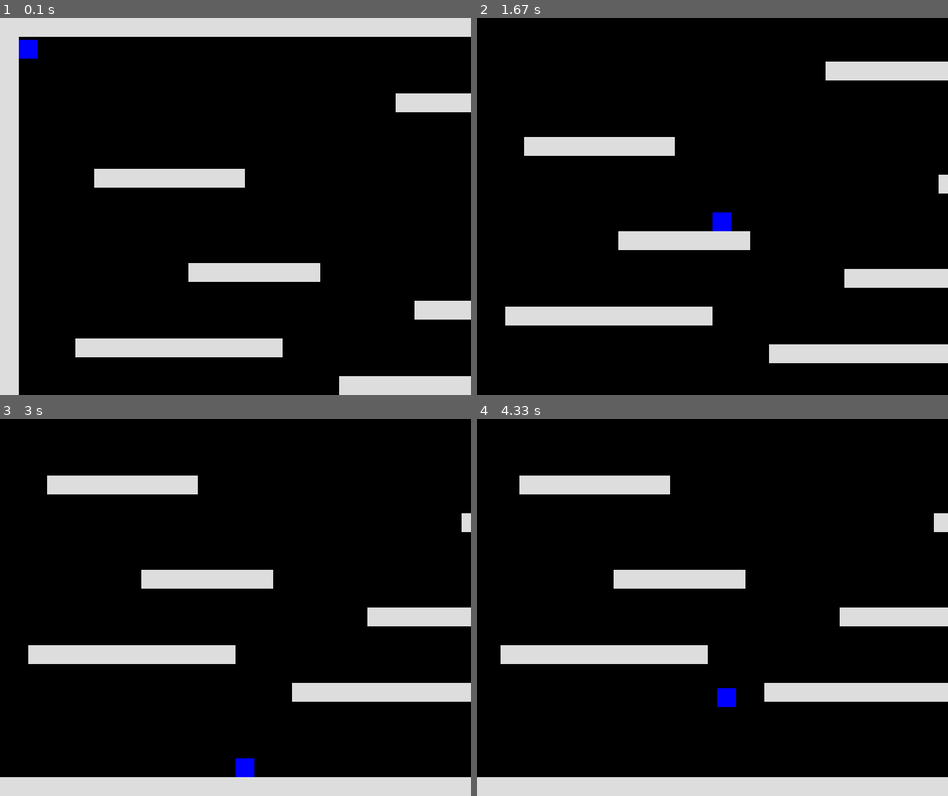
Above: before the commit, frames 1-4 (two rows, left to right).
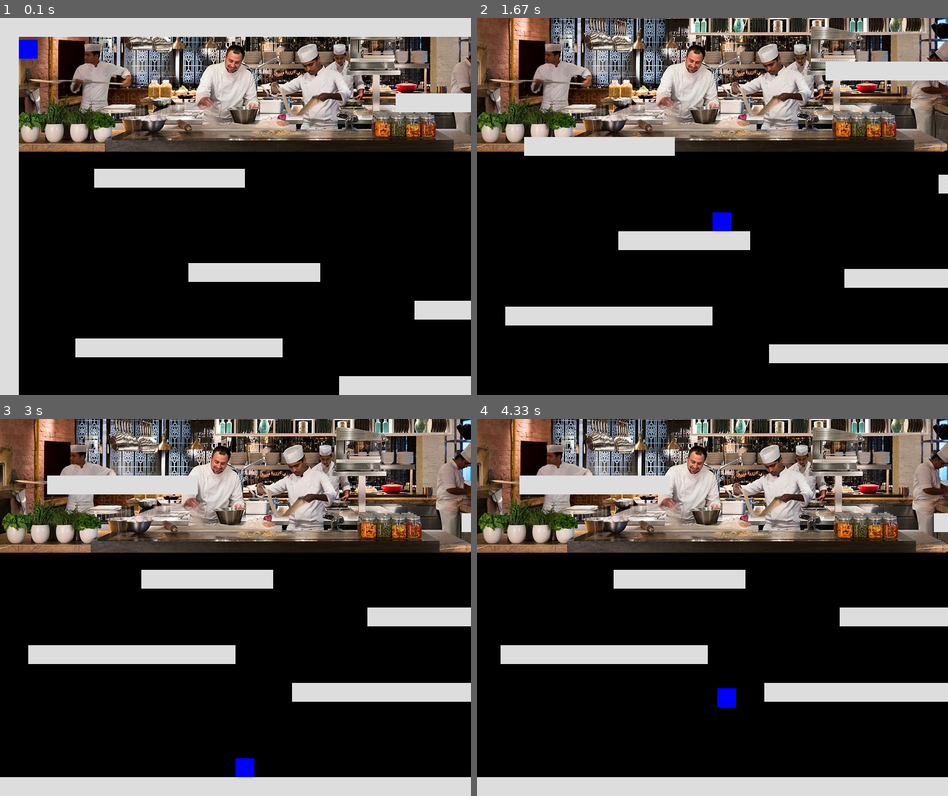
Above: after the commit, the same moments.

Repository: oberek/TheOregonSnail
Game: pygame game, started from first_game.py
Two runs of this game, one before a commit and one after it. Both use one fixed random seed, a clock stepped at 60 frames per second and the inputs below.
Inputs:
- Up to frame 1 (0.1 s): no input
- Up to frame 2 (1.67 s): hold A 0.33-0.8 s; hold Right 0.33-0.8 s; hold Right 0.83-1.3 s; hold W 1.33-1.63 s
- Up to frame 3 (3 s): hold Right 1.67-2.13 s; hold A 2.17-2.7 s; hold Down from 2.73 s (still down)
- Up to frame 4 (4.33 s): release Down at 3.03 s; hold A 3.07-3.47 s; hold Up 3.5-3.87 s; hold D from 3.9 s (still down)

The runs differ from the first frame. In frame 1, 26% of the frame differs, in the area x 4-100%, y 5-36%; in frame 2, 30%; in frame 3, 31%, in the area x 0-100%, y 0-36%; in frame 4, 31%.

Commit message:
background moves hallelujah

Diff:
--- a/first_game.py
+++ b/first_game.py
@@ -12,6 +12,9 @@
 DEPTH = 32
 FLAGS = 0
 CAMERA_SLACK = 30
+
+background_x = 0
+background_y = 0
 
 def main():
     global cameraX, cameraY
@@ -83,10 +86,10 @@
     total_level_height = len(level)*32
     camera = Camera(complex_camera, total_level_width, total_level_height)
     entities.add(player)
-
+    global background_x, background_y
+    BackGround = Background('kitchen_background.jpg', [background_x, background_y])
     while 1:
         timer.tick(60)
-
         for e in pygame.event.get():
             if e.type == QUIT: raise SystemExit("QUIT")
             if e.type == KEYDOWN and e.key == K_ESCAPE:
@@ -97,7 +100,7 @@
                 down = True
             if e.type == KEYDOWN and (e.key == K_LEFT or e.key == K_a):
                 left = True
-            if e.type == KEYDOWN and (e.key == K_RIGHT or e.key == K_d):
+            if (e.type == KEYDOWN) and (e.key == K_RIGHT or e.key == K_d):
                 right = True
             if e.type == KEYDOWN and e.key == K_SPACE:
                 running = True
@@ -119,11 +122,24 @@
         camera.update(player)
 
         # update player, draw everything else
+        screen.blit(BackGround.image, BackGround.rect)
         player.update(up, down, left, right, running, platforms)
         for e in entities:
             screen.blit(e.image, camera.apply(e))
-
+        if right:
+            background_x = background_x - 1
+        if left:
+            background_x = background_x + 1
+
+        BackGround = Background('kitchen_background.jpg', [background_x, background_y])
         pygame.display.update()
+
+class Background(pygame.sprite.Sprite):
+    def __init__(self, image_file, location):
+        pygame.sprite.Sprite.__init__(self)  #call Sprite initializer
+        self.image = pygame.image.load(image_file)
+        self.rect = self.image.get_rect()
+        self.rect.left, self.rect.top = location
 
 class Camera(object):
     def __init__(self, camera_func, width, height):
